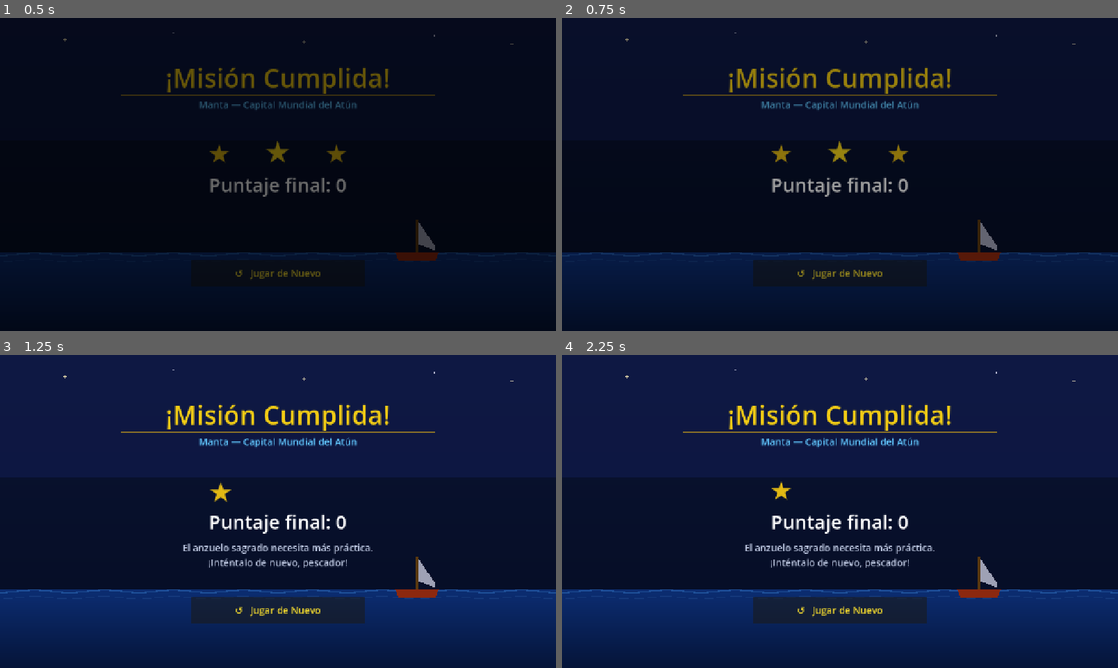
Above: before the commit, frames 1-4 (two rows, left to right).
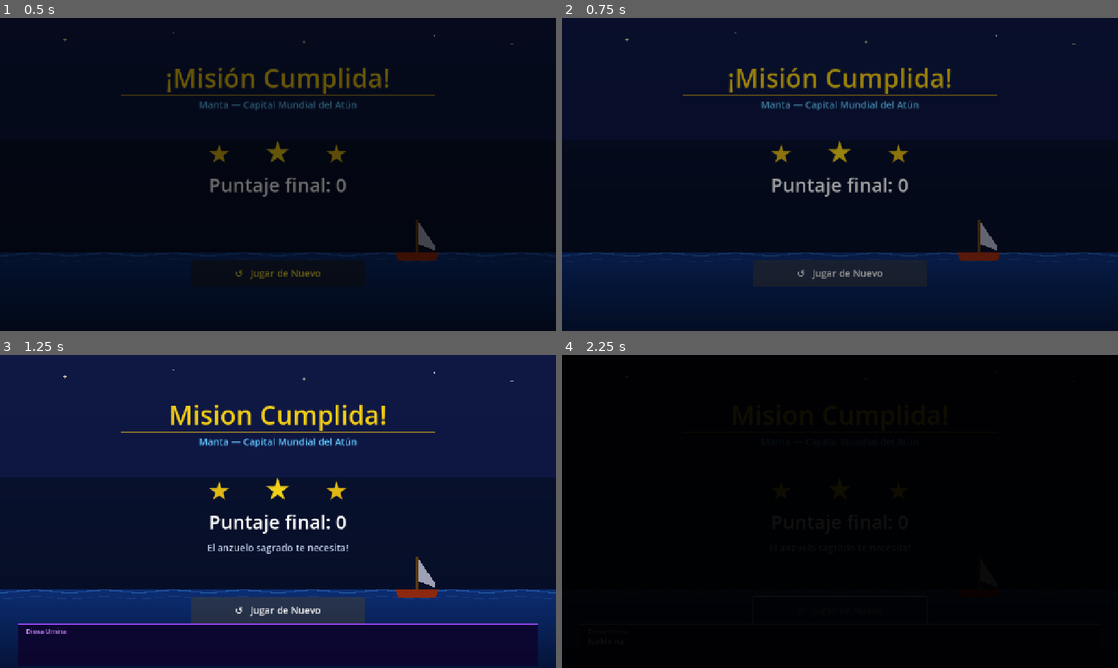
Above: after the commit, the same moments.

Repository: sebasbv11/Hackaton-shipyard-2.0
Game: Godot game, scene res://scenes/resultado.tscn
The game is run twice, just before and just after one commit, with the same random seed, the same clock (stepped at 60 frames per second) and the same inputs. This scene is started directly instead of the project's main scene.
Inputs:
- Up to frame 1 (0.5 s): no input
- Up to frame 2 (0.75 s): click "↺ Jugar de Nuevo" at 0.5 s
- Up to frame 3 (1.25 s): no input
- Up to frame 4 (2.25 s): click "↺ Jugar de Nuevo" at 1.25 s; tap Enter (ui_accept) at 2 s; hold Right (ui_right) from 2.03 s (still down); hold Shift from 2.03 s (still down)

Frame 1 is identical in both runs. In frame 2, 0.2% of the frame differs, in the area x 42-58%, y 80-84%; in frame 3, 9.8%; in frame 4, 100%, in the area x 0-100%, y 0-100%.

Commit message:
Mejorar la interfaz de resultados y agregar diálogo de Umina

Diff:
--- a/Manta_v5/scripts/Resultado.gd
+++ b/Manta_v5/scripts/Resultado.gd
@@ -1,50 +1,110 @@
 extends Node2D
 
-@onready var titulo: Label        = $TituloLabel
-@onready var puntaje: Label       = $PuntajeLabel
-@onready var mensaje: Label       = $MensajeLabel
-@onready var boton: Button        = $BotonReiniciar
+@onready var titulo: Label           = $TituloLabel
+@onready var puntaje: Label          = $PuntajeLabel
+@onready var mensaje: Label          = $MensajeLabel
+@onready var boton: Button           = $BotonReiniciar
 @onready var fade_overlay: ColorRect = $FadeOverlay
-@onready var estrellas: Node2D    = $Estrellas
+
+const FRASES_UMINA = [
+	"Noble navegante... lo has logrado.\nEl anzuelo sagrado llego al mar.",
+	"Los dioses del oceano estan complacidos.\nManta tendra una gran temporada de pesca.",
+	"Llevaste la bendicion desde los cerros\nhasta el puerto con valentia.",
+	"El pueblo de Manta te recordara\ncomo el héroe del Descenso Sagrado.",
+	"Que las aguas del Pacifico\nsiempre guien tu camino, pescador."
+]
+
+var frase_idx: int = 0
+var dialogo_umina: Label = null
+var canvas: CanvasLayer = null
 
 func _ready() -> void:
+	fade_overlay.mouse_filter = Control.MOUSE_FILTER_IGNORE
 	fade_overlay.modulate.a = 1.0
 	var tw = create_tween()
 	tw.tween_property(fade_overlay, "modulate:a", 0.0, 1.2)
 	await tw.finished
 
-	titulo.text = "¡Misión Cumplida!"
+	titulo.text = "Mision Cumplida!"
 	puntaje.text = "Puntaje final: %d" % GameManager.score
 	mensaje.text = _mensaje(GameManager.score)
+	boton.disabled = false
+	boton.pressed.connect(_reiniciar)
 
+	# Crear panel de Umiña completamente por código
+	_crear_panel_umina()
+	await get_tree().create_timer(0.8).timeout
+	_mostrar_frase_umina()
 
-	_animar_estrellas(GameManager.score)
+func _crear_panel_umina() -> void:
+	# Fondo del panel
+	var fondo = ColorRect.new()
+	fondo.position = Vector2(40, 620)
+	fondo.size = Vector2(1200, 95)
+	fondo.color = Color(0.05, 0.02, 0.18, 0.92)
+	fondo.z_index = 0
+	fondo.mouse_filter = Control.MOUSE_FILTER_IGNORE
+	add_child(fondo)
+
+	# Borde superior morado
+	var borde = ColorRect.new()
+	borde.position = Vector2(40, 618)
+	borde.size = Vector2(1200, 3)
+	borde.color = Color(0.60, 0.28, 0.95, 1)
+	borde.z_index = 0
+	borde.mouse_filter = Control.MOUSE_FILTER_IGNORE
+	add_child(borde)
+
+	# Nombre
+	var nombre = Label.new()
+	nombre.text = "Diosa Umina"
+	nombre.position = Vector2(60, 624)
+	nombre.z_index = 0
+	nombre.add_theme_font_size_override("font_size", 15)
+	nombre.add_theme_color_override("font_color", Color(0.80, 0.55, 1.0, 1))
+	add_child(nombre)
+
+	# Diálogo
+	dialogo_umina = Label.new()
+	dialogo_umina.position = Vector2(60, 645)
+	dialogo_umina.size = Vector2(1160, 65)
+	dialogo_umina.autowrap_mode = TextServer.AUTOWRAP_WORD
+	dialogo_umina.horizontal_alignment = HORIZONTAL_ALIGNMENT_LEFT
+	dialogo_umina.z_index = 0
+	dialogo_umina.mouse_filter = Control.MOUSE_FILTER_IGNORE
+	dialogo_umina.add_theme_font_size_override("font_size", 19)
+	dialogo_umina.add_theme_color_override("font_color", Color(0.94, 0.92, 1.0, 1))
+	add_child(dialogo_umina)
+
+func _mostrar_frase_umina() -> void:
+	if not is_instance_valid(dialogo_umina):
+		return
+	dialogo_umina.text = ""
+	var texto = FRASES_UMINA[frase_idx % FRASES_UMINA.size()]
+	for i in texto.length():
+		if not is_instance_valid(dialogo_umina):
+			return
+		dialogo_umina.text += texto[i]
+		await get_tree().create_timer(0.032).timeout
+	await get_tree().create_timer(3.0).timeout
+	frase_idx += 1
+	if frase_idx < FRASES_UMINA.size():
+		_mostrar_frase_umina()
 
 func _mensaje(s: int) -> String:
-	if s >= 150:
-		return "¡Eres el mejor pescador de Manta!\nManta — Capital Mundial del Atún 🐟"
-	elif s >= 80:
-		return "¡Buena faena, navegante!\nEl mar de Manta te recibe con honor."
-	elif s >= 30:
-		return "¡La temporada de pesca continúa!\nVuelve al mar y lleva la bendición."
+	if s >= 200:
+		return "Leyenda del mar de Manta!"
+	elif s >= 120:
+		return "Excelente faena, navegante!"
+	elif s >= 50:
+		return "La bendicion llego al puerto!"
 	else:
-		return "El anzuelo sagrado necesita más práctica.\n¡Inténtalo de nuevo, pescador!"
-
-func _animar_estrellas(s: int) -> void:
-	var num = 1
-	if s >= 80:  num = 2
-	if s >= 150: num = 3
-	for i in estrellas.get_children():
-		i.visible = false
-	for i in num:
-		if i < estrellas.get_child_count():
-			var star = estrellas.get_child(i)
-			star.visible = true
-			var tw = create_tween()
-			tw.tween_property(star, "scale", Vector2(1.3, 1.3), 0.2)
-			tw.tween_property(star, "scale", Vector2(1.0, 1.0), 0.15)
-			await get_tree().create_timer(0.2).timeout
+		return "El anzuelo sagrado te necesita!"
 
 func _reiniciar() -> void:
+	boton.disabled = true
 	GameManager.reset()
+	var tw = create_tween()
+	tw.tween_property(fade_overlay, "modulate:a", 1.0, 1.0)
+	await tw.finished
 	get_tree().change_scene_to_file("res://scenes/intro.tscn")
